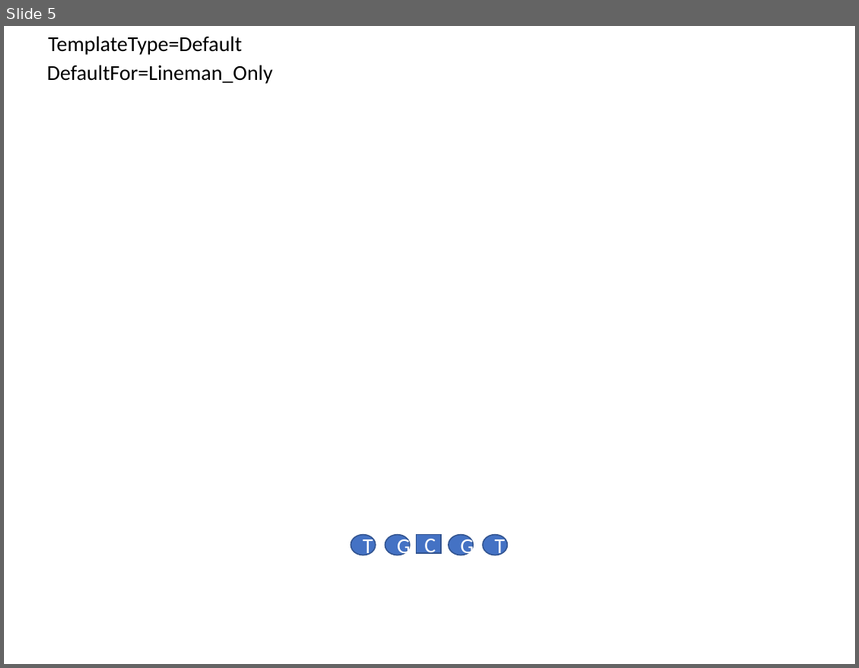
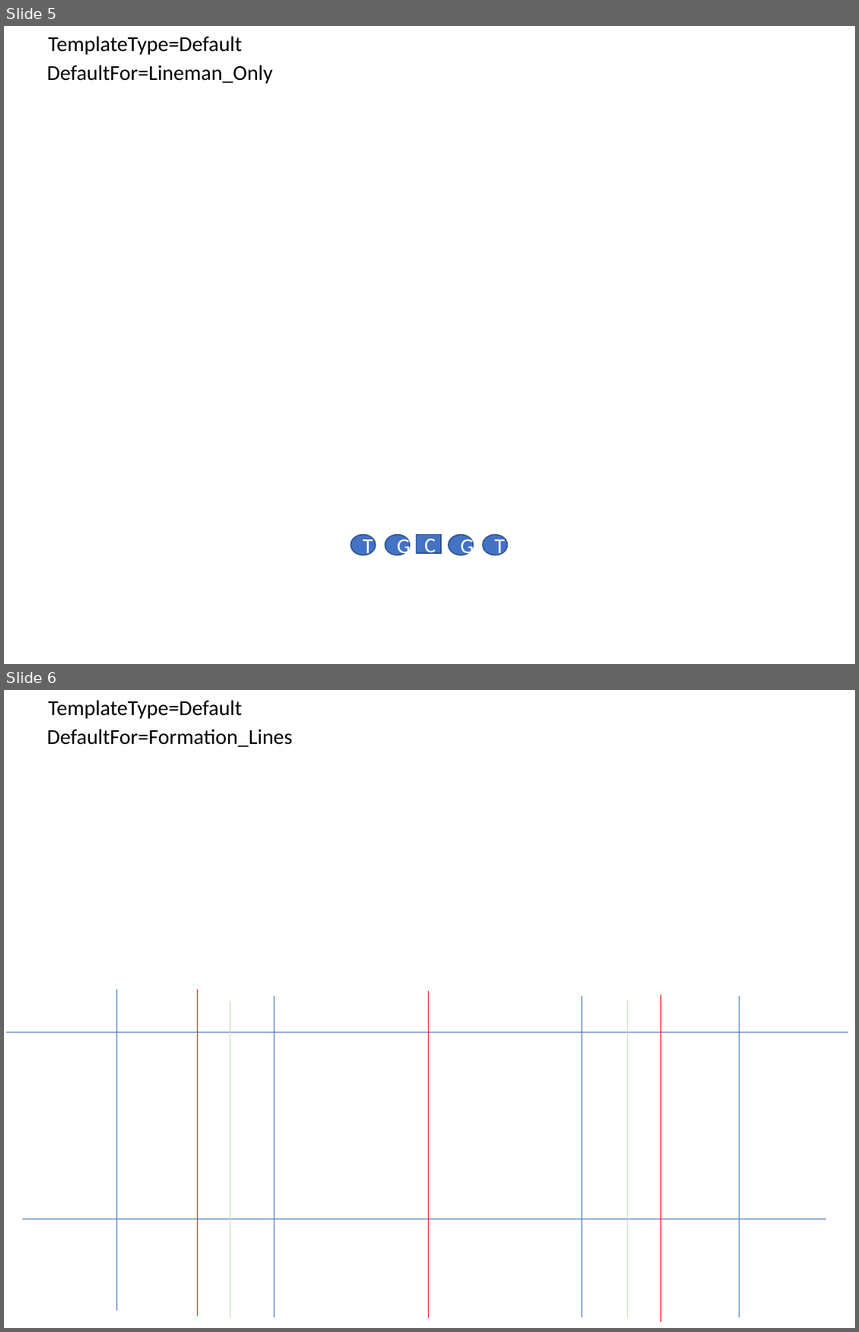
Before and after one commit to Aceplace/VBAScoutCard2, a slide deck: default_templates.pptx. Shown one above the other, each under a label of ours: slide 5 before the commit, slides 5 and 6 after it. The pictures are 859x668 and 859x1332 pixels, drawn with LibreOffice and Linux fonts; fonts in the diff are those of the drawing. Boxes give left, top, right and bottom in pixels: in the first picture for what was removed or moved away, otherwise in the second. Text is boxed around its words. In the diff, an @@ line names an element or a change of style, - is before the commit and + after.

```diff
--- a/default_templates.pptx
+++ b/default_templates.pptx
@@ slide 6 added at (4, 690, 855, 1328), background #FFFFFF @@
@@ text added at (48, 700, 242, 719), 18 pt, text #000000 @@
+TemplateType=Default
@@ text added at (47, 729, 293, 747), 18 pt, text #000000 @@
+DefaultFor=Formation_Lines
@@ line added from (117, 989) to (117, 1310), #4472C4 0.5 pt @@
@@ line added from (197, 1316) to (197, 989), #FF0000 0.5 pt @@
@@ line added from (230, 1319) to (230, 1002), #C5E0B4 0.5 pt @@
@@ line added from (274, 996) to (274, 1317), #4472C4 0.5 pt @@
@@ line added from (429, 1319) to (429, 991), #FF0000 0.5 pt @@
@@ line added from (582, 996) to (582, 1317), #4472C4 0.5 pt @@
@@ line added from (627, 1317) to (627, 1001), #C5E0B4 0.5 pt @@
@@ line added from (661, 1322) to (661, 995), #FF0000 0.5 pt @@
@@ line added from (740, 996) to (740, 1317), #4472C4 0.5 pt @@
@@ line added from (6, 1032) to (848, 1032), #4472C4 0.5 pt @@
@@ line added from (826, 1220) to (22, 1220), #4472C4 0.5 pt @@
```
Also in this commit, not shown: 1 other slide added, 2 other files.
